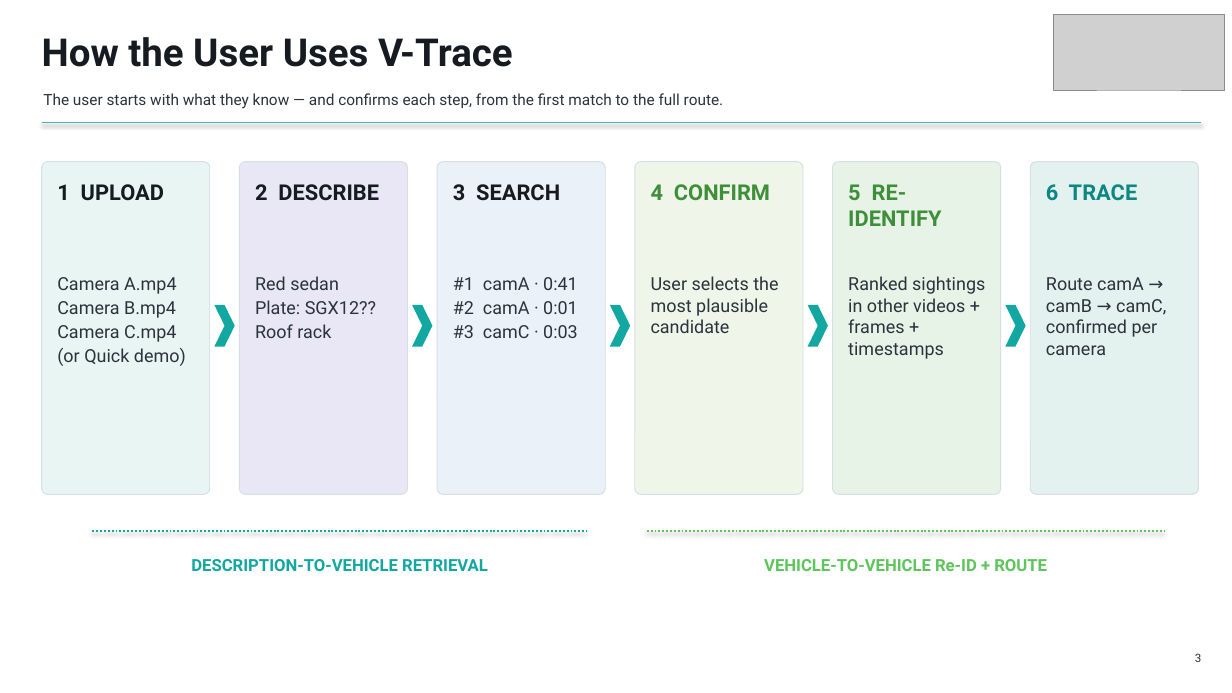
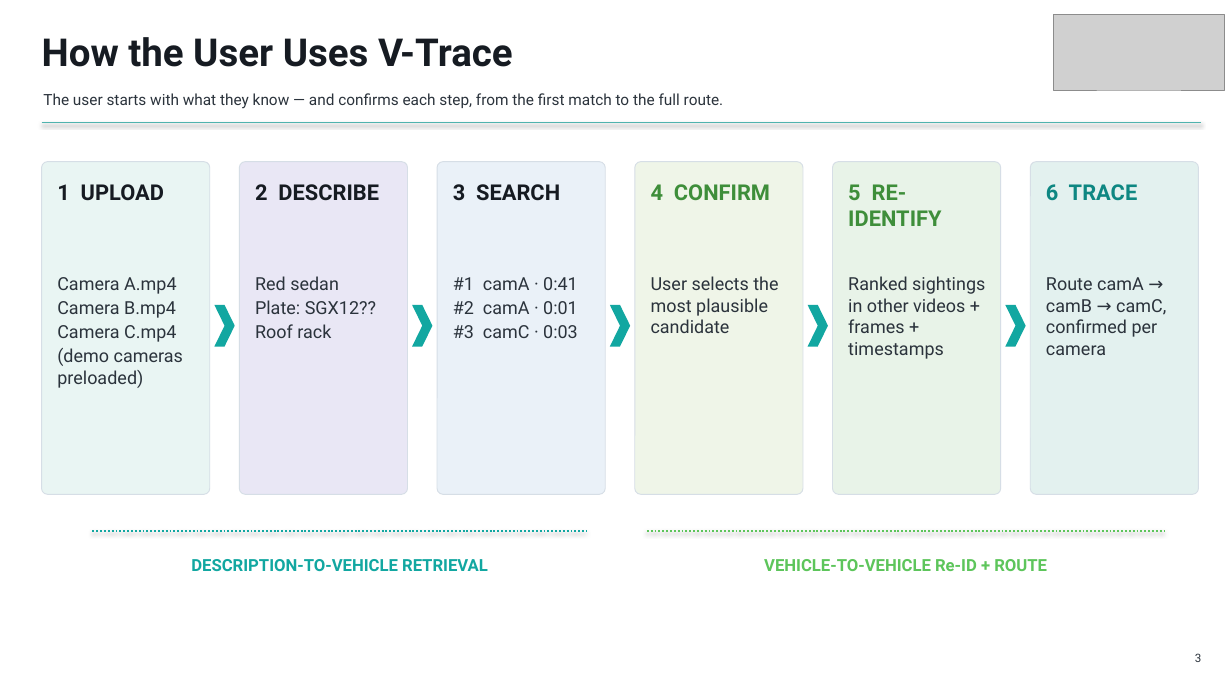
Before and after one commit to GurneetKB/V-Trace, a slide deck: slide 3 of deliverables/V-Trace_Final_Presentation.pptx. Drawn at 1232x693 pixels with LibreOffice and Linux fonts; fonts in the diff are those of the drawing; grey boxes stand for pictures. Boxes give left, top, right and bottom in pixels: in the first picture for what was removed or moved away, otherwise in the second. Text is boxed around its words. In the diff, an @@ line names an element or a change of style, - is before the commit and + after.

```diff
--- a/deliverables/V-Trace_Final_Presentation.pptx
+++ b/deliverables/V-Trace_Final_Presentation.pptx
@@ text at (57, 348, 183, 388): text changed @@
-(or Quick demo)
+(demo cameras preloaded)
```
Also in this commit, not shown: 2 other slides changed, 21 other files.
